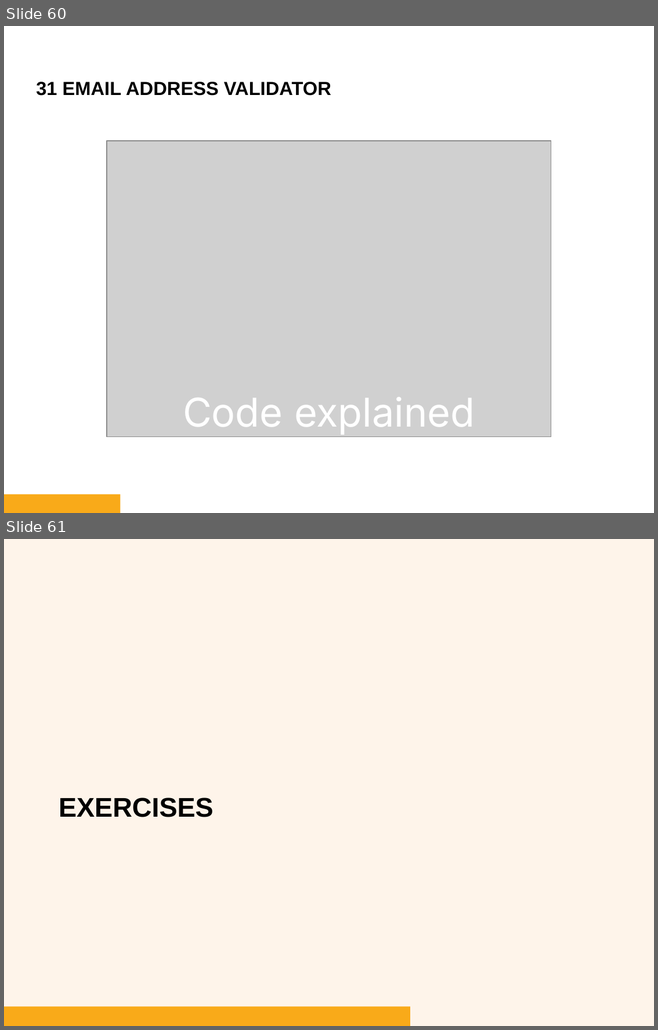
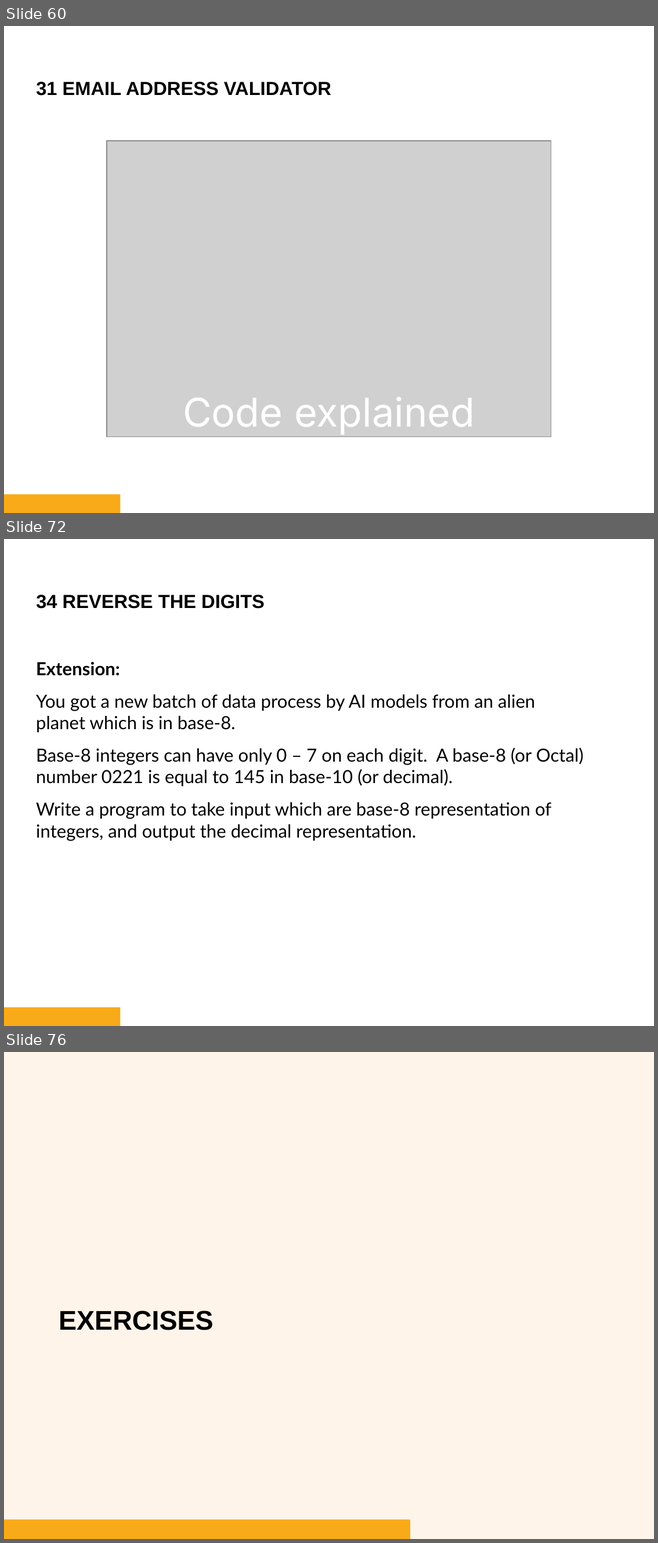
Before and after one commit to bryanbsun/pythonps, a slide deck: Python Problem Solver 2.pptx. Shown one above the other, each under a label of ours: slides 60 and 61 before the commit, slides 60, 72 and 76 after it; the slides between them are not shown. The pictures are 658x1030 and 658x1543 pixels, drawn with LibreOffice and Linux fonts; fonts in the diff are those of the drawing; grey boxes stand for pictures; background and template pictures are left out. Boxes give left, top, right and bottom in pixels: in the first picture for what was removed or moved away, otherwise in the second. Text is boxed around its words. In the diff, an @@ line names an element or a change of style, - is before the commit and + after.

```diff
--- a/Python Problem Solver 2.pptx
+++ b/Python Problem Solver 2.pptx
@@ slide 72 added at (4, 539, 654, 1026), background #FFFFFF; not listed: 1 template element that a slide beside it also shows @@
@@ text added at (36, 595, 264, 609), 21 pt, text #000000, bold @@
+34 REVERSE THE DIGITS
@@ text added at (36, 662, 583, 841), 20 pt, text #000000 @@
+Extension:
+You got a new batch of data process by AI models from an alien planet which is in base-8.
+Base-8 integers can have only 0 – 7 on each digit. A base-8 (or Octal) number 0221 is equal to 145 in base-10 (or decimal).
+Write a program to take input which are base-8 representation of integers, and output the decimal representation.
@@ what was slide 61 is now slide 76 @@
```
Also in this commit, not shown: 4 slides changed, 17 other slides added, 18 other files.
